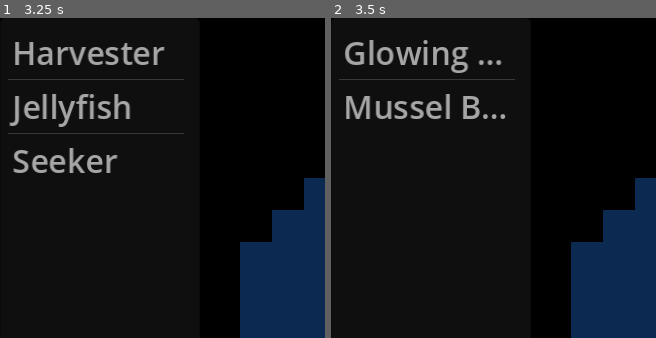
Above: before the commit, frames 1-2 (left to right).
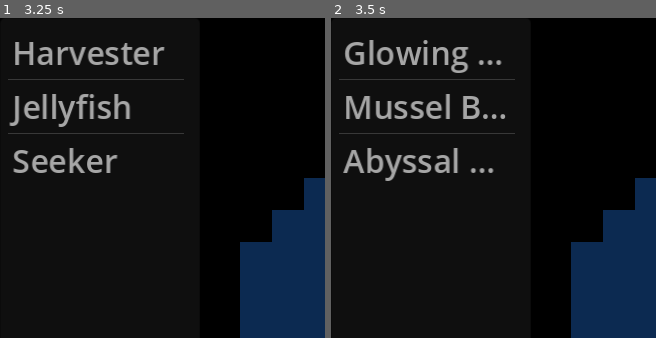
Above: after the commit, the same moments.

Repository: the-alex-g/LD54
Game: Godot game, scene res://world/world.tscn
Two runs of this game, one before a commit and one after it. Both use one fixed random seed, a clock stepped at 60 frames per second and the inputs below.
Inputs (mouse positions are % of the whole screen's width and height, from its top left):
- Up to frame 1 (3.25 s): tap Enter at 0.5 s; move the mouse to (88, 45) at 0.52 s; hold D (right) 0.53-1.28 s; tap Space (attack) at 0.6, 2, 2.1 s; click (88, 45) at 0.67 s; move the mouse to (37, 55) at 1.27 s; hold S (down) 1.28-2.03 s; tap Shift (use_gate) at 1.35, 2.85 s; move the mouse to (74, 28) at 2.02 s; hold D (right) 2.03-2.78 s; move the mouse to (55, 70) at 2.77 s; hold W (up) from 2.78 s (still down); click (55, 70) at 2.92 s
- Up to frame 2 (3.5 s): keep holding W (up)
The pictures show only the part of the screen within x 0-50%, y 0-50%; the shares and areas given below are measured in that part.

Frame 1 is identical in both runs. In frame 2, 1.5% of the frame differs, in the area x 2-57%, y 35-51%.

Commit message:
Add win condition

Diff:
--- /dev/null
+++ b/project/constructions/abyssal_thread.gd
@@ -0,0 +1,2 @@
+class_name AbyssalThread
+extends Construction
--- /dev/null
+++ b/project/constructions/abyssal_thread.tscn
@@ -0,0 +1,6 @@
+[gd_scene load_steps=2 format=3 uid="uid://xr8hoh6hb21j"]
+
+[ext_resource type="Script" path="res://constructions/abyssal_thread.gd" id="1_buyfl"]
+
+[node name="AbyssalThread" type="Node2D"]
+script = ExtResource("1_buyfl")
--- a/project/hud/hud.gd
+++ b/project/hud/hud.gd
@@ -17,7 +17,8 @@
 	{"name":"Harvester Spawn", "anchors":[Construction.ANCHOR_BOTTOM], "anchors_exclude":[], "cost":{"light":2, "chitin":8, "threads":8}, "path":"res://constructions/harvester_spawn.tscn"},
 	{"name":"Seeker Spawn", "anchors":[Construction.ANCHOR_BOTTOM], "anchors_exclude":[], "cost":{"light":4, "chitin":10, "threads":8}, "path":"res://constructions/seeker_spawn.tscn"},
 	{"name":"Jellyfish Spawn", "anchors":[Construction.ANCHOR_BOTTOM, Construction.ANCHOR_TOP], "anchors_exclude":[], "cost":{"light":8, "chitin":4, "threads":8}, "path":"res://constructions/jellyfish_spawn.tscn"},
-	{"name":"Thread Gate", "anchors":[Construction.ANCHOR_BOTTOM], "anchors_exclude":[Construction.ANCHOR_TOP], "cost":{}, "path":"res://constructions/thread_gate.tscn"}
+	{"name":"Thread Gate", "anchors":[Construction.ANCHOR_BOTTOM], "anchors_exclude":[Construction.ANCHOR_TOP], "cost":{}, "path":"res://constructions/thread_gate.tscn"},
+	{"name":"Abyssal Thread", "anchors":[Construction.ANCHOR_ALL], "anchors_exclude":[], "cost":{}, "path":"res://constructions/abyssal_thread.tscn"},
 ]
 
 var _build_location := Vector2i.ZERO
@@ -27,6 +28,7 @@
 var _can_build := true
 var _current_sphere_index := -1
 var _connected_spheres := []
+var _spheres_with_threads := []
 
 @onready var _build_list : ItemList = $Control/BuildList
 @onready var _chitin_label : Label = $HBoxContainer/TickLabel
@@ -81,6 +83,8 @@
 							break
 
 		if construction.name == "Thread Gate" and _connected_spheres.has(_current_sphere_index):
+			can_build_construction = false
+		elif construction.name == "Abyssal Thread" and _spheres_with_threads.has(_current_sphere_index):
 			can_build_construction = false
 
 		if can_build_construction:
@@ -221,3 +225,11 @@
 func _on_gate_menu_sphere_selected(sphere_index:int)->void:
 	sphere_changed.emit(sphere_index)
 	_gate_menu.play_hide()
+
+
+func _on_world_game_won()->void:
+	print("you won! Good jairb!")
+
+
+func _on_world_update_abyssal_threads(spheres_with_threads:Array)->void:
+	_spheres_with_threads = spheres_with_threads
--- a/project/world/world.gd
+++ b/project/world/world.gd
@@ -8,6 +8,8 @@
 signal changed_spheres(new_sphere_index, sphere_connected)
 signal update_connected_spheres(connected_spheres)
 signal open_gate_menu(spheres)
+signal update_abyssal_threads(spheres_with_threads)
+signal game_won
 
 @export var min_sphere_radius := 4
 @export var max_sphere_radius := 8
@@ -21,6 +23,8 @@
 var _spheres := 0
 var _current_sphere_index := -1
 var _connected_spheres := []
+var _enemy_spawners := {}
+var _abyssal_threads := []
 
 @onready var _tilemap : TileMap = $TileMap
 @onready var _player : Player = $Player
@@ -33,15 +37,14 @@
 	_update_build_anchors(_player.global_position)
 
 
-func _generate_sphere(at:Vector2i, radius:int, go_to := true)->void:
+func _generate_sphere(at:Vector2i, radius:int)->void:
 	_spheres += 1
 	_points_occupied.append({})
 	_harvesters.append([])
 	_jellyfish.append([])
 	_seekers.append([])
 	_enemies.append([])
-	if go_to:
-		_change_sphere(_spheres - 1)
+	_change_sphere(_spheres - 1)
 	for x in range(-radius - 10, radius + 1 + 10):
 		for y in range(-radius - 10, radius + 1 + 10):
 			if pow(x, 2) + pow(y, 2) >= pow(radius, 2):
@@ -53,6 +56,7 @@
 	construction_built.connect(Callable(enemy_spawner, "_on_world_construction_built"))
 	enemy_spawner.global_position = _tilemap.map_to_local(at)
 	enemy_spawner.spawn_enemy.connect(_on_enemy_spawner_spawn_enemy)
+	_enemy_spawners[_current_sphere_index] = enemy_spawner
 	_construction_container.add_child(enemy_spawner)
 
 
@@ -117,12 +121,22 @@
 		_connected_spheres.append(_current_sphere_index)
 		update_connected_spheres.emit(_connected_spheres)
 		construction.use_gate.connect(_on_thread_gate_use_gate)
+	elif construction is AbyssalThread:
+		_build_abyssal_thread(_current_sphere_index)
 
 	_update_enemy_targets()
 
 	construction_built.emit(sphere_index)
 
 	return construction
+
+
+func _build_abyssal_thread(sphere_index:int)->void:
+	_enemy_spawners[sphere_index].queue_free()
+	_abyssal_threads.append(sphere_index)
+	update_abyssal_threads.emit(_abyssal_threads)
+	if _abyssal_threads.size() == 6:
+		game_won.emit()
 
 
 func _update_harvester_targets()->void:
@@ -219,7 +233,7 @@
 
 
 func _on_hud_new_sphere()->void:
-	_generate_sphere(_tilemap.local_to_map(Vector2i.RIGHT * _spheres * sphere_seperation), round(lerp(min_sphere_radius, max_sphere_radius, randf())), true)
+	_generate_sphere(_tilemap.local_to_map(Vector2i.RIGHT * _spheres * sphere_seperation), round(lerp(min_sphere_radius, max_sphere_radius, randf())))
 
 
 func _on_hud_sphere_changed(new_sphere:int)->void:
--- a/project/world/world.tscn
+++ b/project/world/world.tscn
@@ -87,7 +87,9 @@
 
 [connection signal="build_invalid" from="." to="HUD" method="_on_world_build_invalid"]
 [connection signal="changed_spheres" from="." to="HUD" method="_on_world_changed_spheres"]
+[connection signal="game_won" from="." to="HUD" method="_on_world_game_won"]
 [connection signal="open_gate_menu" from="." to="HUD" method="_on_world_open_gate_menu"]
+[connection signal="update_abyssal_threads" from="." to="HUD" method="_on_world_update_abyssal_threads"]
 [connection signal="update_anchors" from="." to="HUD" method="_on_world_update_anchors"]
 [connection signal="update_connected_spheres" from="." to="HUD" method="_on_world_update_connected_spheres"]
 [connection signal="update_resources" from="." to="HUD" method="_on_world_update_resources"]
